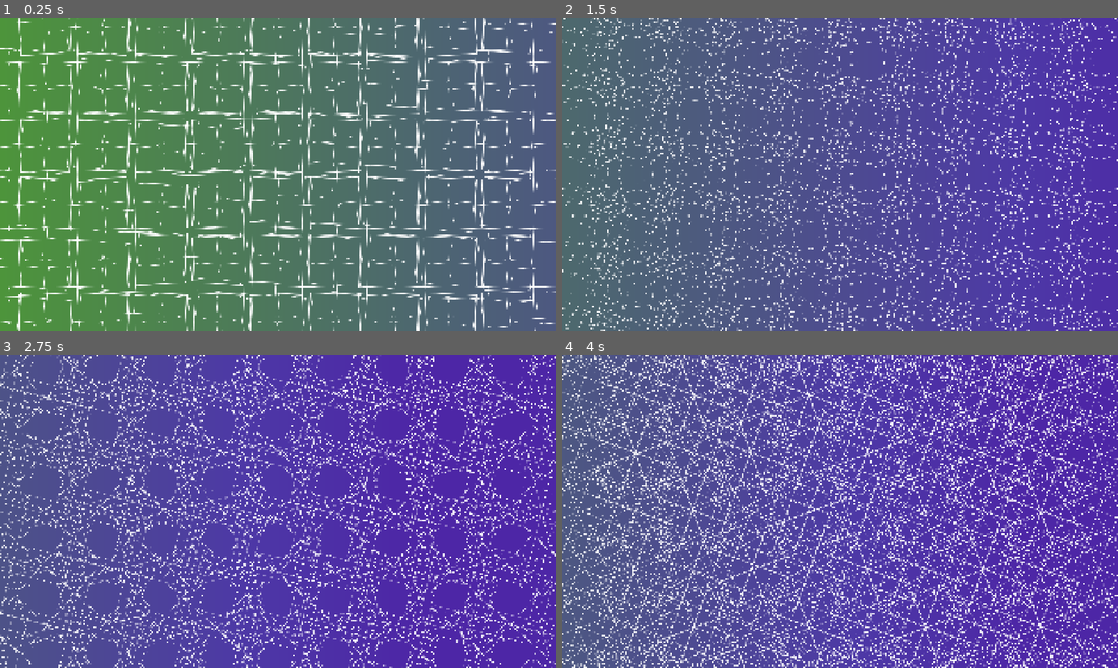
Above: before the commit, frames 1-4 (two rows, left to right).
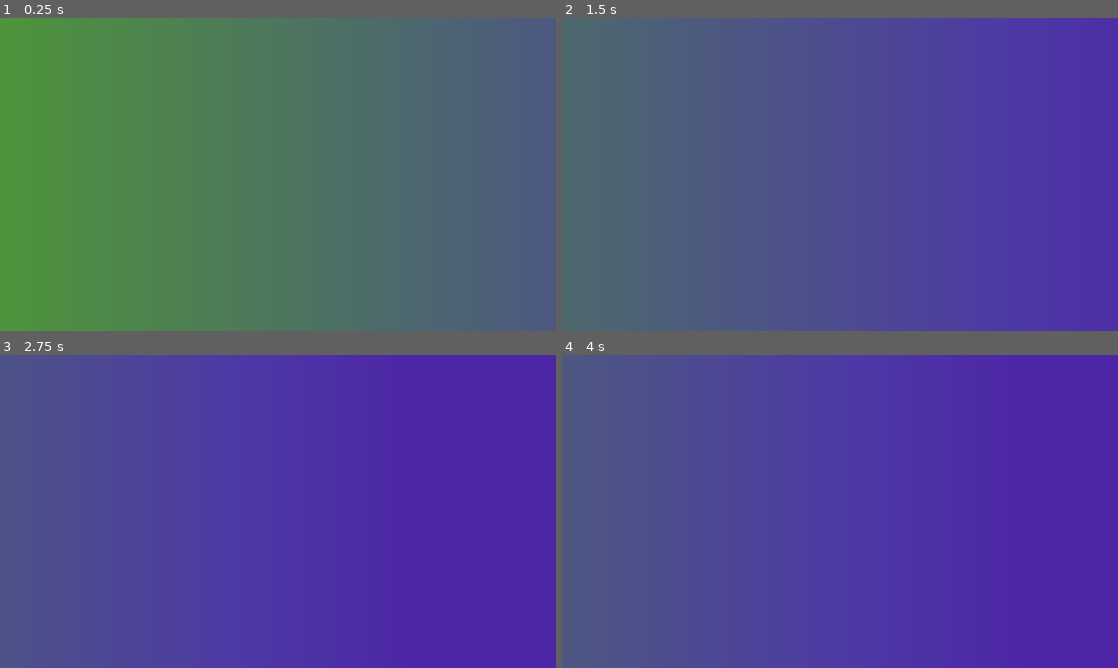
Above: after the commit, the same moments.

Repository: Juju-brz/GDVJ
Game: Godot game, scene res://templates/01_Superpositions_geometriques.tscn
Two runs of this game, one before a commit and one after it. Both use one fixed random seed, a clock stepped at 60 frames per second and the inputs below.
Inputs (mouse positions are in pixels of both pictures, inside the frame that each line leads up to):
- Up to frame 1 (0.25 s): no input
- Up to frame 2 (1.5 s): tap Enter at 0.5 s; move the mouse to (962, 158) at 0.52 s; move the mouse to (728, 190) at 1.27 s
- Up to frame 3 (2.75 s): move the mouse to (333, 442) at 2.02 s
- Up to frame 4 (4 s): move the mouse to (812, 574) at 2.77 s; move the mouse to (1006, 558) at 3.52 s

The runs differ from the first frame. In frame 1, 13% of the frame differs, in the area x 0-100%, y 0-100%; in frame 2, 10%; in frame 3, 15%; in frame 4, 23%.

Commit message:
okay good I will compare to ancient version

Diff:
--- a/project.godot
+++ b/project.godot
@@ -48,6 +48,11 @@
 "events": [Object(InputEventKey,"resource_local_to_scene":false,"resource_name":"","device":-1,"window_id":0,"alt_press …(194 unchanged characters)…
 ]
 }
+mouse={
+"deadzone": 0.2,
+"events": [Object(InputEventKey,"resource_local_to_scene":false,"resource_name":"","device":-1,"window_id":0,"alt_pressed":false,"shift_pressed":false,"ctrl_pressed":false,"meta_pressed":false,"pressed":false,"keycode":0,"physical_keycode":4194335,"key_label":0,"unicode":0,"location":0,"echo":false,"script":null)
+]
+}
 
 [rendering]
 
--- a/scripts/mainScript.gd
+++ b/scripts/mainScript.gd
@@ -14,7 +14,7 @@
 
 var hide_ui :bool = false
 var NEXT_SCENE_PATH = ""
-
+var mouse_activation = false
 
 #### FUNCTIONS ####
 func open_dialog():
@@ -61,3 +61,6 @@
 		get_tree().reload_current_scene()
 	if event is InputEventKey and event.pressed and event.keycode == KEY_ESCAPE:
 		get_tree().quit()
+
+	if Input.is_action_just_pressed("mouse"):
+		mouse_activation = true
--- a/templates/01_Superpositions_Geometriques_MainScript.gd
+++ b/templates/01_Superpositions_Geometriques_MainScript.gd
@@ -160,7 +160,8 @@
 
 	queue_redraw()
 	clear_board()
-	draw_board()
+	if mouse_activation == true:
+		draw_board()
 
 
 
@@ -170,6 +171,13 @@
 	duplicated_spriteslist.clear()
 
 
+func mouse_control():
+	var viewport_rect = get_viewport_rect()
+	#var mouse_pos = get_viewport().get_mouse_position()
+
+	var norm_x = clamp(getmouse().x / viewport_rect.size.x, 0.0, 1.0)
+	var norm_y = clamp(getmouse().y / viewport_rect.size.y, 0.0, 1.0)
+	return Vector2(norm_x, norm_y)
 
 func draw_board():
 	if not original_sprite: return
@@ -191,18 +199,18 @@
 	# --------------------------------------------------
 
 	# 1. Interactive Scales (Mouse)
-	var viewport_rect = get_viewport_rect()
-	#var mouse_pos = get_viewport().get_mouse_position()
-
-	var norm_x = clamp(getmouse().x / viewport_rect.size.x, 0.0, 1.0)
-	var norm_y = clamp(getmouse().y / viewport_rect.size.y, 0.0, 1.0)
-
-	var current_scale_outer = lerp(0.2, 0.8, norm_x)
-	var current_scale_inner = lerp(0.1, 0.4, norm_y)
-	var current_scale_ghost = lerp(0.0, 0.15, norm_y)
+	#var viewport_rect = get_viewport_rect()
+	##var mouse_pos = get_viewport().get_mouse_position()
+	var mouse_norm = mouse_control() # .x & .y
+	#var norm_x = clamp(getmouse().x / viewport_rect.size.x, 0.0, 1.0)
+	#var norm_y = clamp(getmouse().y / viewport_rect.size.y, 0.0, 1.0)
+
+	var current_scale_outer = lerp(0.2, 0.8, mouse_norm.x)
+	var current_scale_inner = lerp(0.1, 0.4, mouse_norm.y)
+	var current_scale_ghost = lerp(0.0, 0.15, mouse_norm.y)
 
 	# 2. Grid Calculations
-	var screen_center = viewport_rect.size * 0.5
+	var screen_center = get_viewport_rect().size * 0.5
 	var step = CELL_SIZE * 2.0
 	var total_width = GRID_COLUMNS * step
 	var total_height = GRID_ROWS * step
Not shown: 1 places in UI/UI.tscn that only renumber resources
